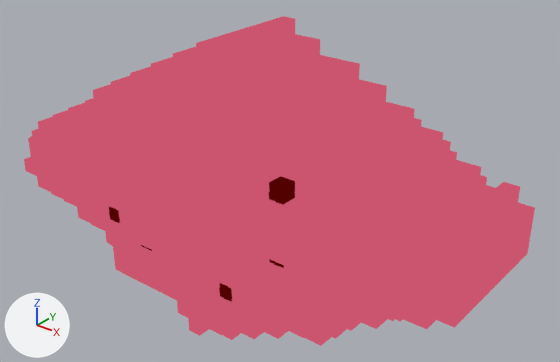
The glTF model models/satumaimo.glb as it was, and as the next commit left it.
One viewpoint serves both versions: a camera (50 mm lens) standing at (0.618, -0.739, 0.806) and looking at (0.037, -0.013, 0.355). The axes (+X, +Y, +Z) are drawn at lower left. The lights are the same throughout. The picture after the commit comes second. Where no turn or scale is listed for an object, it has been applied to the vertices.

Objects in the first picture: 'satumaimo'.
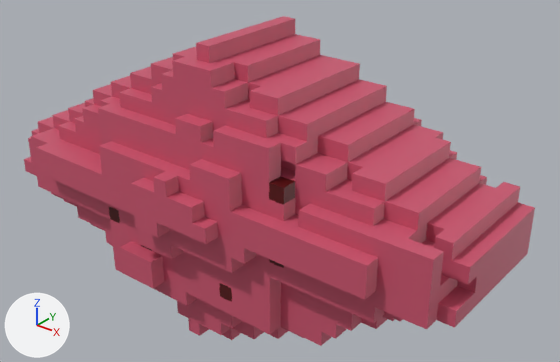
Pixel boxes [x1, y1, x2, y2] of what changed, in the pictures (560 x 362 px):
'satumaimo', recoloured (darker)
    both: [24, 16, 535, 346]

The change, as a list of edits to the scene's bpy script:
```text
Change mat_material_satumaimo:
    remove n0 = _N.new('ShaderNodeEmission'); n0.name = 'Emission'
    remove n1 = _N.new('ShaderNodeLightPath'); n1.name = 'Light Path'
    remove n2 = _N.new('ShaderNodeBsdfTransparent'); n2.name = 'Transparent BSDF'
    remove n3 = _N.new('ShaderNodeMixShader'); n3.name = 'Mix Shader'
    add n8 = _N.new('ShaderNodeBsdfPrincipled'); n8.name = 'Principled BSDF'
    where n4 = _N.new('ShaderNodeOutputMaterial'); n4.name = 'Material Output'
    where n5 = _N.new('ShaderNodeMix'); n5.name = 'Mix'
    remove _L.new(n1.outputs[0], n3.inputs[0])  # 'Is Camera Ray' to 'Factor'
    remove _L.new(n2.outputs[0], n3.inputs[1])  # 'BSDF' to 'Shader'
    remove _L.new(n0.outputs[0], n3.inputs[2])  # 'Emission' to 'Shader'
    remove _L.new(n3.outputs[0], n4.inputs[0])  # 'Shader' to 'Surface'
    remove _L.new(n5.outputs[2], n0.inputs[0])  # 'Result' to 'Color'
    add _L.new(n8.outputs[0], n4.inputs[0])  # 'BSDF' to 'Surface'
    add _L.new(n5.outputs[2], n8.inputs[0])  # 'Result' to 'Base Color'
```
